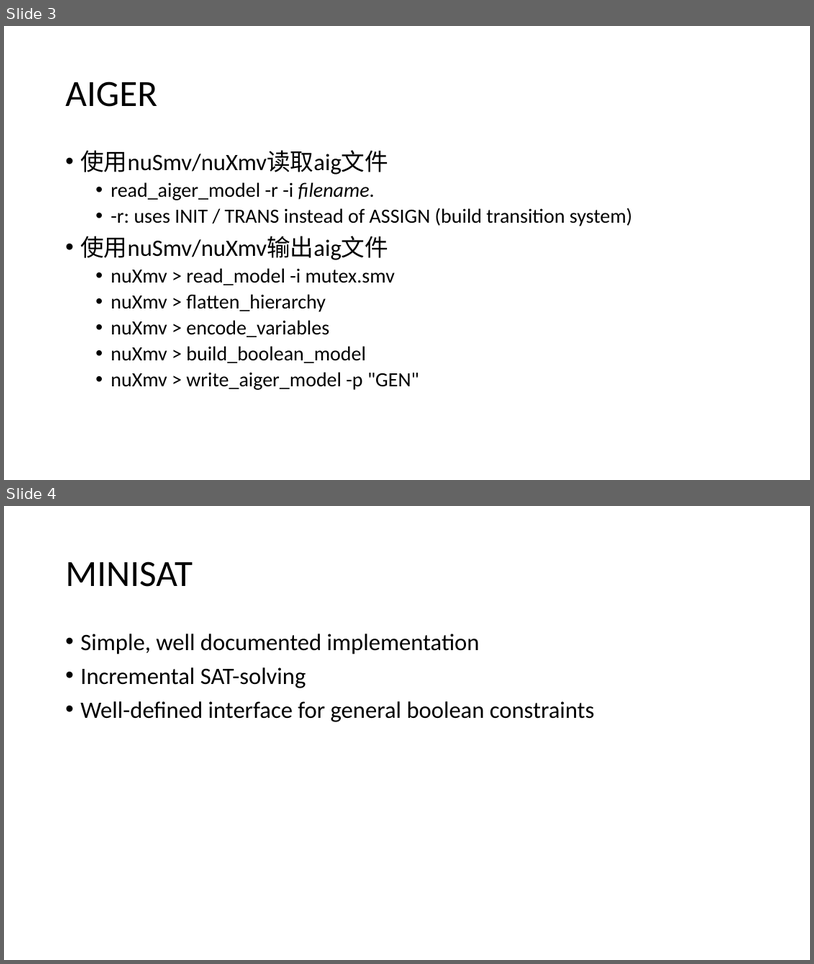
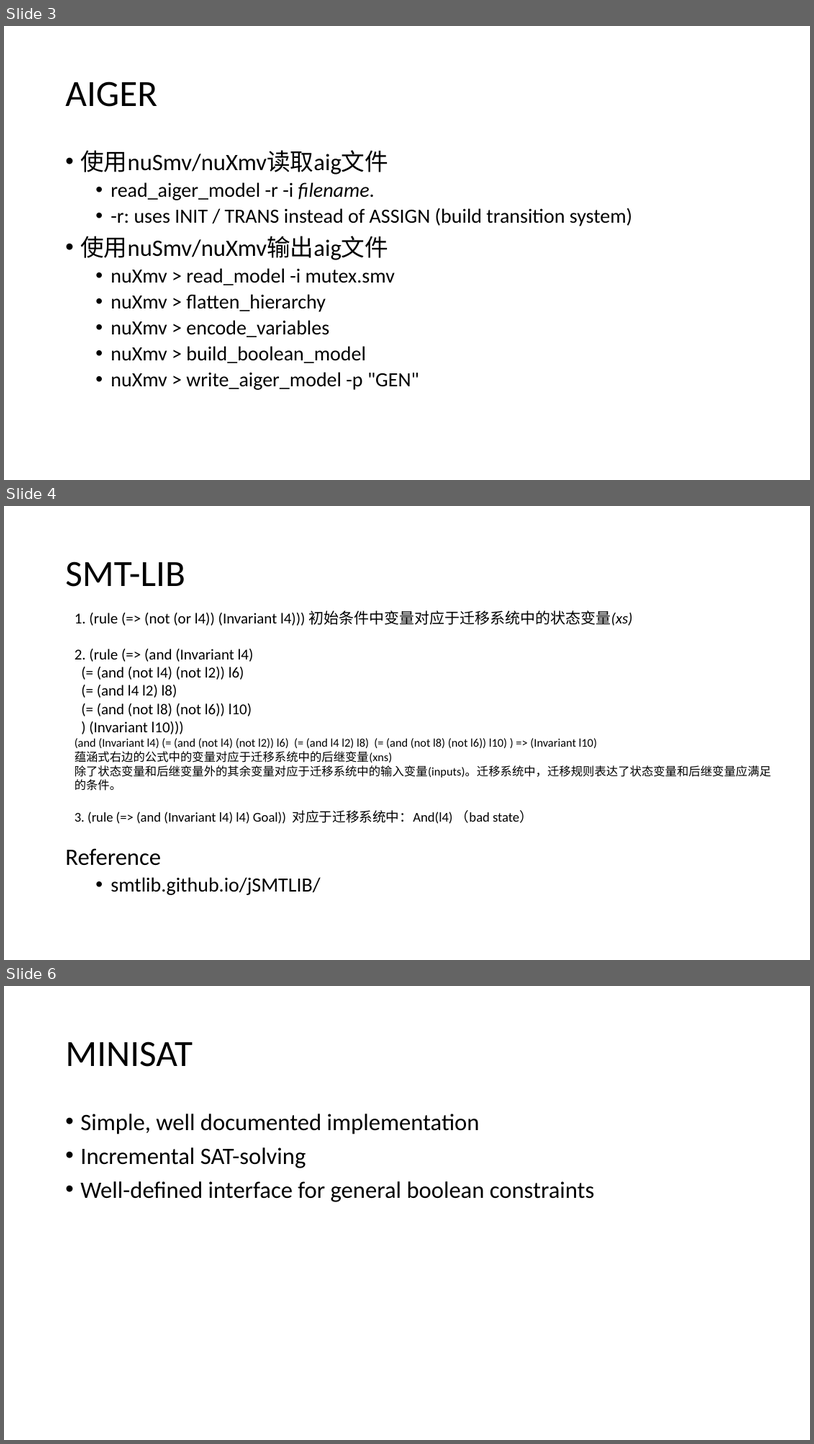
Before and after one commit to bacmive/paper_notes, a slide deck: notes11-sat smt.pptx. Shown one above the other, each under a label of ours: slides 3 and 4 before the commit, slides 3, 4 and 6 after it; the slides between them are not shown. The pictures are 814x964 and 814x1444 pixels, drawn with LibreOffice and Linux fonts; fonts in the diff are those of the drawing. Boxes give left, top, right and bottom in pixels: in the first picture for what was removed or moved away, otherwise in the second. Text is boxed around its words. In the diff, an @@ line names an element or a change of style, - is before the commit and + after.

```diff
--- a/notes11-sat smt.pptx
+++ b/notes11-sat smt.pptx
@@ slide 4 added at (x1=4, y1=506, x2=810, y2=960), background #FFFFFF @@
@@ title added at (x1=65, y1=561, x2=185, y2=587), 44 pt, text #000000 @@
+SMT-LIB
@@ text added at (x1=75, y1=610, x2=772, y2=824), 14 pt, text #000000 @@
+1. (rule (=> (not (or l4)) (Invariant l4))) 初始条件中变量对应于迁移系统中的状态变量(xs)
+2. (rule (=> (and (Invariant l4)
+(= (and (not l4) (not l2)) l6)
+(= (and l4 l2) l8)
+(= (and (not l8) (not l6)) l10)
+) (Invariant l10)))
+(and (Invariant l4) (= (and (not l4) (not l2)) l6) (= (and l4 l2) l8) (= (and (not l8) (not l6)) l10) ) => (Invariant l10)
+蕴涵式右边的公式中的变量对应于迁移系统中的后继变量(xns)
+除了状态变量和后继变量外的其余变量对应于迁移系统中的输入变量(inputs)。迁移系统中，迁移规则表达了状态变量和后继变量应满足的条件。
+3. (rule (=> (and (Invariant l4) l4) Goal)) 对应于迁移系统中：And(l4) （bad state）
@@ text added at (x1=65, y1=848, x2=320, y2=895), 24 pt, text #000000 @@
+Reference
+  • smtlib.github.io/jSMTLIB/
@@ what was slide 4 is now slide 6 @@
```
Also in this commit, not shown: 1 other slide added, 1 other file.
